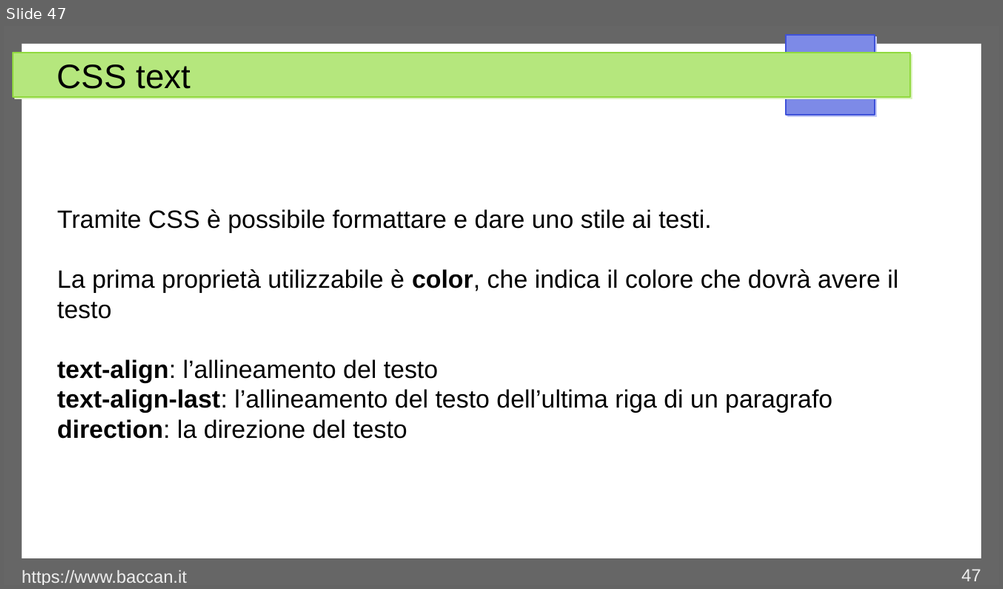
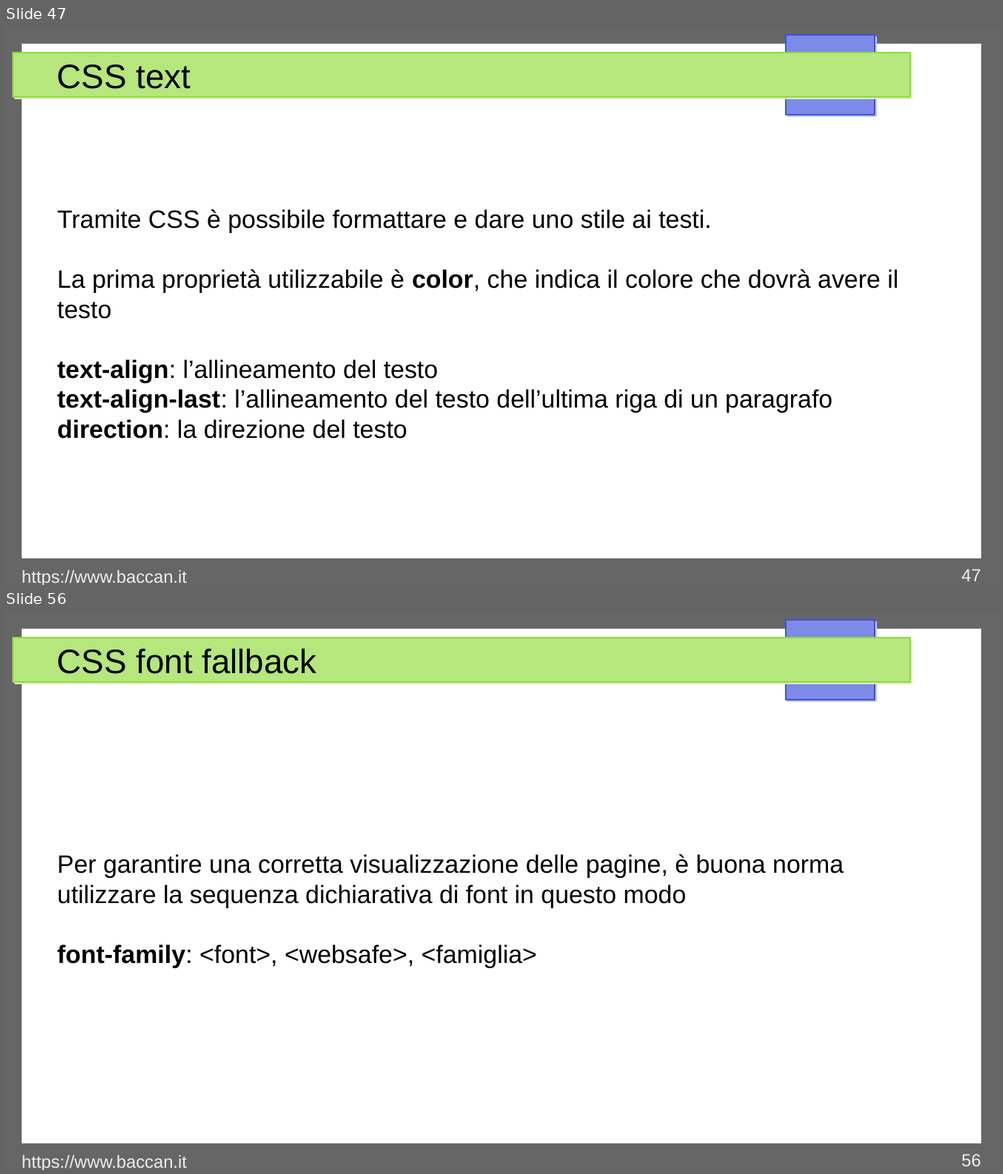
Before and after one commit to matteobaccan/CorsoCSS, a slide deck: Chapter_css.odp. Shown one above the other, each under a label of ours: slide 47 before the commit, slides 47 and 56 after it; the slides between them are not shown. The pictures are 1003x589 and 1003x1174 pixels, drawn with LibreOffice and Linux fonts; fonts in the diff are those of the drawing. Boxes give left, top, right and bottom in pixels: in the first picture for what was removed or moved away, otherwise in the second. Text is boxed around its words. In the diff, an @@ line names an element or a change of style, - is before the commit and + after.

Commit message:
Aggiornamento font

```diff
--- a/Chapter_css.odp
+++ b/Chapter_css.odp
@@ slide 56 added at <box>4,611,999,1170</box>, background #FFFFFF; not listed: 4 template elements that a slide beside it also shows @@
@@ title added at <box>57,649,316,674</box>, 27 pt, text #000000 @@
+CSS font fallback
@@ text added at <box>57,854,843,968</box>, 20 pt, text #000000 @@
+Per garantire una corretta visualizzazione delle pagine, è buona norma utilizzare la sequenza dichiarativa di font in questo modo
+font-family: <font>, <websafe>, <famiglia>
@@ text added at <box>22,1156,187,1170</box>, 14 pt, text #EEEEEE @@
+https://www.baccan.it
@@ page number added at <box>961,1154,980,1167</box>, 14 pt, text #EEEEEE @@
+56
```
Also in this commit, not shown: 1 slide changed, 9 other slides added, 6 other files.
